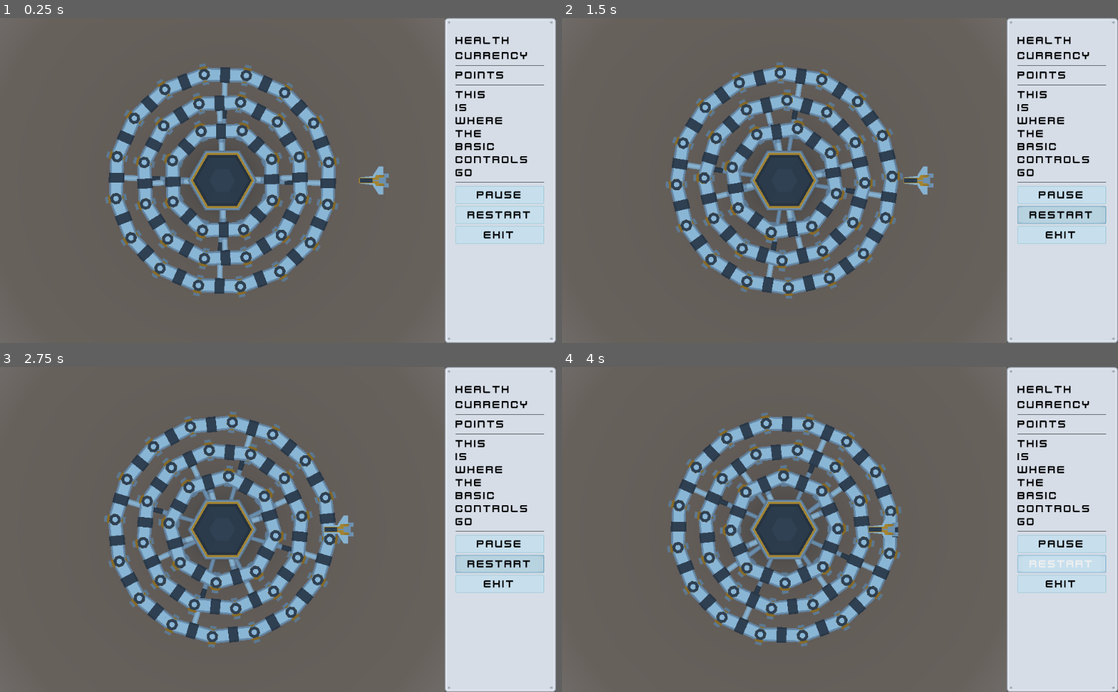
Above: before the commit, frames 1-4 (two rows, left to right).
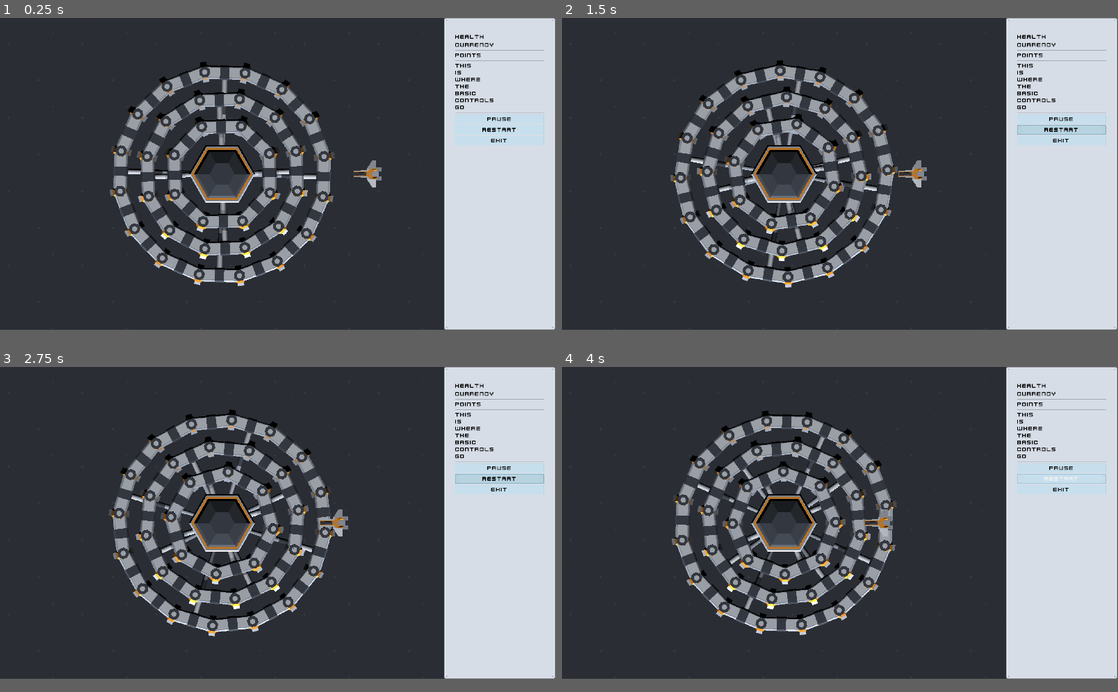
Above: after the commit, the same moments.

Repository: Wrzlprnft/ProtectPortPolyPls
Game: Godot game, scene res://scenes/Main.tscn
Two runs of this game, one before a commit and one after it. Both use one fixed random seed, a clock stepped at 60 frames per second and the inputs below.
Inputs (mouse positions are in pixels of both pictures, inside the frame that each line leads up to):
- Up to frame 1 (0.25 s): no input
- Up to frame 2 (1.5 s): click "Restart" at 0.5 s; click "Restart" at 1.25 s
- Up to frame 3 (2.75 s): click "Restart" at 2 s
- Up to frame 4 (4 s): move the mouse to (962, 513) at 2.77 s; move the mouse to (728, 545) at 3.52 s
In our replay, the window is 800x468 before the commit and 799x449 after it. These sizes can differ from the game's own. Grey fills any space a smaller window leaves; there, only what the larger window draws over its background counts as a difference.

The runs differ from the first frame. In frame 1, 78% of the frame differs, in the area x 0-100%, y 0-100%; in frame 2, 79%; in frame 3, 79%; in frame 4, 78%.

Commit message:
added turret mount point detection and space background

Diff:
--- a/project.godot
+++ b/project.godot
@@ -17,6 +17,11 @@
 
 Events="*res://scripts/Events.gd"
 
+[display]
+
+window/size/width=1920
+window/size/height=1080
+
 [physics]
 
 common/enable_pause_aware_picking=true
--- a/scenes/Main.tscn
+++ b/scenes/Main.tscn
@@ -8,6 +8,7 @@
 [ext_resource path="res://assets/Theme.tres" type="Theme" id=6]
 [ext_resource path="res://assets/models/Core/hangar_roundGlass.obj" type="ArrayMesh" id=7]
 [ext_resource path="res://assets/models/Core/hangar_roundA.obj" type="ArrayMesh" id=8]
+[ext_resource path="res://assets/blue.png" type="Texture" id=9]
 [ext_resource path="res://assets/models/Ring/chimney_detailed.obj" type="ArrayMesh" id=10]
 [ext_resource path="res://assets/models/Station/rocket_fuelA.obj" type="ArrayMesh" id=11]
 [ext_resource path="res://assets/models/Station/rocket_fuelB.obj" type="ArrayMesh" id=12]
@@ -21,11 +22,14 @@
 [ext_resource path="res://scenes/RingSegment3.tscn" type="PackedScene" id=20]
 [ext_resource path="res://scenes/RingSegment2.tscn" type="PackedScene" id=21]
 [ext_resource path="res://scenes/RingSegment1.tscn" type="PackedScene" id=22]
+[ext_resource path="res://scripts/ViewportContainer.gd" type="Script" id=23]
 
 [sub_resource type="SphereShape" id=1]
 radius = 1.69884
 
 [sub_resource type="SphereShape" id=2]
+
+[sub_resource type="Environment" id=3]
 
 [node name="Main" type="Node"]
 script = ExtResource( 1 )
@@ -55,7 +59,7 @@
 }
 
 [node name="Health" type="RichTextLabel" parent="NinePatchRect/VBoxContainer"]
-margin_right = 163.0
+margin_right = 307.0
 margin_bottom = 24.0
 text = "Health"
 fit_content_height = true
@@ -63,7 +67,7 @@
 
 [node name="Currency" type="RichTextLabel" parent="NinePatchRect/VBoxContainer"]
 margin_top = 28.0
-margin_right = 163.0
+margin_right = 307.0
 margin_bottom = 52.0
 text = "Currency"
 fit_content_height = true
@@ -72,12 +76,12 @@
 [node name="HSeparator" type="HSeparator" parent="NinePatchRect/VBoxContainer"]
 self_modulate = Color( 0, 0, 0, 1 )
 margin_top = 56.0
-margin_right = 163.0
+margin_right = 307.0
 margin_bottom = 60.0
 
 [node name="Points" type="RichTextLabel" parent="NinePatchRect/VBoxContainer"]
 margin_top = 64.0
-margin_right = 163.0
+margin_right = 307.0
 margin_bottom = 88.0
 text = "Points"
 fit_content_height = true
@@ -86,12 +90,12 @@
 [node name="HSeparator3" type="HSeparator" parent="NinePatchRect/VBoxContainer"]
 self_modulate = Color( 0, 0, 0, 1 )
 margin_top = 92.0
-margin_right = 163.0
+margin_right = 307.0
 margin_bottom = 96.0
 
 [node name="Hints" type="RichTextLabel" parent="NinePatchRect/VBoxContainer"]
 margin_top = 100.0
-margin_right = 163.0
+margin_right = 307.0
 margin_bottom = 268.0
 text = "This
 is
@@ -109,39 +113,52 @@
 [node name="HSeparator2" type="HSeparator" parent="NinePatchRect/VBoxContainer"]
 self_modulate = Color( 0, 0, 0, 1 )
 margin_top = 272.0
-margin_right = 163.0
+margin_right = 307.0
 margin_bottom = 276.0
 
 [node name="Button" type="Button" parent="NinePatchRect/VBoxContainer"]
 margin_top = 280.0
-margin_right = 163.0
+margin_right = 307.0
 margin_bottom = 313.0
 text = "Pause"
 
 [node name="Button3" type="Button" parent="NinePatchRect/VBoxContainer"]
 margin_top = 317.0
-margin_right = 163.0
+margin_right = 307.0
 margin_bottom = 350.0
 text = "Restart"
 
 [node name="Button2" type="Button" parent="NinePatchRect/VBoxContainer"]
 margin_top = 354.0
-margin_right = 163.0
+margin_right = 307.0
 margin_bottom = 387.0
 text = "Exit"
+
+[node name="TextureRect" type="TextureRect" parent="."]
+anchor_right = 0.8
+anchor_bottom = 1.0
+texture = ExtResource( 9 )
+stretch_mode = 2
+__meta__ = {
+"_edit_use_anchors_": false
+}
 
 [node name="ViewportContainer" type="ViewportContainer" parent="."]
 anchor_right = 0.8
 anchor_bottom = 1.0
+input_pass_on_modal_close_click = false
 stretch = true
+script = ExtResource( 23 )
 __meta__ = {
 "_edit_use_anchors_": false
 }
 
 [node name="Viewport" type="Viewport" parent="ViewportContainer"]
-size = Vector2( 2457, 1800 )
+size = Vector2( 1536, 1080 )
+transparent_bg = true
 handle_input_locally = false
 render_target_update_mode = 3
+physics_object_picking = true
 
 [node name="Core" type="StaticBody" parent="ViewportContainer/Viewport"]
 transform = Transform( 1.5, 0, 0, 0, 1.5, 0, 0, 0, 1.5, 0, 0, 0 )
@@ -600,3 +617,12 @@
 [node name="Enemy" parent="ViewportContainer/Viewport" instance=ExtResource( 3 )]
 transform = Transform( 1, 0, 0, 0, 1, 0, 0, 0, 1, 11, 0, 0 )
 script = ExtResource( 2 )
+
+[node name="BakedLightmap" type="BakedLightmap" parent="ViewportContainer/Viewport"]
+extents = Vector3( 25, 19, 20 )
+
+[node name="DirectionalLight" type="DirectionalLight" parent="ViewportContainer/Viewport"]
+transform = Transform( 1, 0, 0, 0, 0.707107, 0.707107, 0, -0.707107, 0.707107, 0, 6, 16 )
+
+[node name="WorldEnvironment" type="WorldEnvironment" parent="ViewportContainer/Viewport"]
+environment = SubResource( 3 )
--- a/scenes/RingSegment3.tscn
+++ b/scenes/RingSegment3.tscn
@@ -1,15 +1,20 @@
-[gd_scene load_steps=3 format=2]
+[gd_scene load_steps=5 format=2]
 
 [ext_resource path="res://assets/models/Ring/machine_barrelLarge.obj" type="ArrayMesh" id=1]
 [ext_resource path="res://assets/models/Ring/hangar_largeB.obj" type="ArrayMesh" id=2]
+[ext_resource path="res://scripts/TurretMount.gd" type="Script" id=3]
+
+[sub_resource type="CapsuleShape" id=1]
+radius = 0.33
 
 [node name="RingSegment3" type="Spatial"]
 
 [node name="Spatial" type="Spatial" parent="."]
 transform = Transform( 1, 0, 0, 0, 1, 0, 0, 0, 1, 7.5, 0, 0 )
 
-[node name="TurretMount" type="Spatial" parent="Spatial"]
+[node name="TurretMount" type="StaticBody" parent="Spatial"]
 transform = Transform( 1.96157, 0, -0.390181, 0, 1.01, 0, 0.390181, 0, 1.96157, 0, 0, 1.5 )
+script = ExtResource( 3 )
 
 [node name="machine_barrelLarge" type="MeshInstance" parent="Spatial/TurretMount"]
 transform = Transform( -1, 8.74228e-08, 0, -8.74228e-08, -1, 0, 0, 0, 1, 0, 0, 0 )
@@ -25,6 +30,10 @@
 material/1 = null
 material/2 = null
 material/3 = null
+
+[node name="CollisionShape" type="CollisionShape" parent="Spatial/TurretMount"]
+transform = Transform( 1, 0, 0, 0, -4.37114e-08, -1, 0, 1, -4.37114e-08, 0, 0, 0 )
+shape = SubResource( 1 )
 
 [node name="MeshInstance" type="MeshInstance" parent="Spatial"]
 transform = Transform( 0.5, 0, 0, 0, 0.5, 0, 0, 0, 1, 0, 0, 0 )
@@ -53,3 +62,5 @@
 material/7 = null
 material/8 = null
 material/9 = null
+
+[connection signal="mouse_entered" from="Spatial/TurretMount" to="Spatial/TurretMount" method="_on_TurretMount_mouse_entered"]
--- a/scripts/Main.gd
+++ b/scripts/Main.gd
@@ -23,3 +23,5 @@
 # track health
 # track currency
 # turret construction
+#	-> active turret mount!
+#	-> building UI?
--- a/scripts/Ring.gd
+++ b/scripts/Ring.gd
@@ -16,3 +16,8 @@
 
 func _physics_process(delta):
 	rotate_y(deg2rad(rot_degrees))
+	transform = transform.orthonormalized()
+
+
+func _on_Ring3_mouse_entered():
+	print("ring")
--- /dev/null
+++ b/scripts/TurretMount.gd
@@ -0,0 +1,20 @@
+extends StaticBody
+
+
+# Declare member variables here. Examples:
+# var a = 2
+# var b = "text"
+
+
+# Called when the node enters the scene tree for the first time.
+func _ready():
+	pass # Replace with function body.
+
+
+# Called every frame. 'delta' is the elapsed time since the previous frame.
+#func _process(delta):
+#	pass
+
+
+func _on_TurretMount_mouse_entered():
+	print("bloop")
--- /dev/null
+++ b/scripts/ViewportContainer.gd
@@ -0,0 +1,9 @@
+extends ViewportContainer
+
+func _input( event ):
+	if event is InputEventMouse:
+		var mouseEvent = event.duplicate()
+		mouseEvent.position = get_global_transform().xform_inv(event.global_position)
+		$Viewport.unhandled_input(mouseEvent)
+	else:
+		$Viewport.unhandled_input(event)
Binary file added: assets/blue.png
Not shown, added: assets/blue.png.import
Not shown: 1 places in scenes/Main.tscn that only renumber resources
